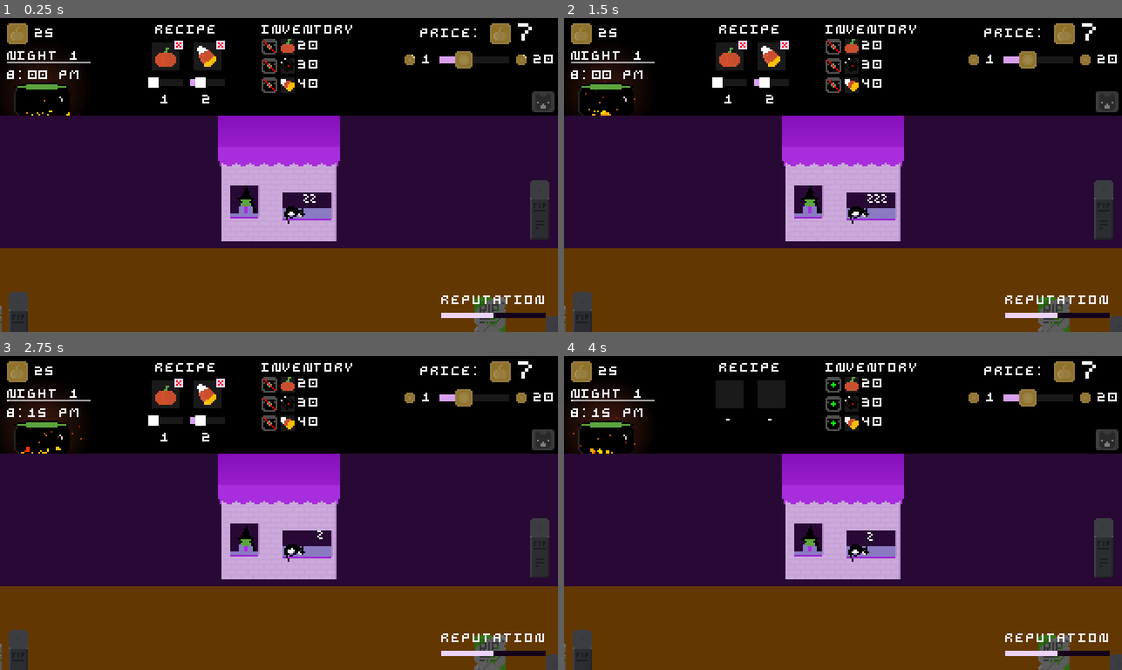
Above: before the commit, frames 1-4 (two rows, left to right).
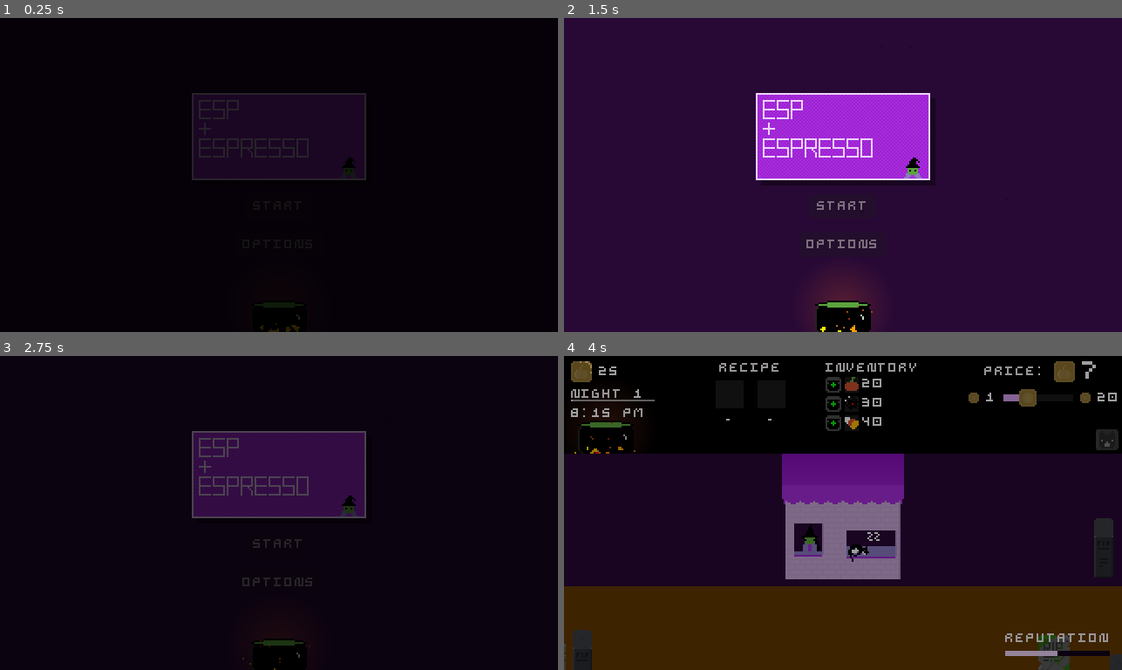
Above: after the commit, the same moments.

Repository: ehj37/Godot-Wild-Jam-92
Game: Godot game, scene res://scenes/main_menu/main_menu.tscn
Two runs of this game, one before a commit and one after it. Both use one fixed random seed, a clock stepped at 60 frames per second and the inputs below. Before the commit the project starts from res://night.tscn. Sound files missing from this copy of the repository are replaced by a short silence.
Inputs (mouse positions are in pixels of both pictures, inside the frame that each line leads up to; where the layout moved, square brackets give the same spot in the first picture):
- Up to frame 1 (0.25 s): no input
- Up to frame 2 (1.5 s): click (742, 46) at 0.52 s; click (831, 46) at 1.27 s
- Up to frame 3 (2.75 s): click (279, 544) at 2 s, where only the run after the commit has a clickable "START"
- Up to frame 4 (4 s): click (742, 384) at 2.77 s; click (742, 384) [787, 384] at 3.5 s

The runs differ from the first frame. In frame 1, 73% of the frame differs, in the area x 0-100%, y 1-100%; in frame 2, 66%; in frame 3, 73%; in frame 4, 37%.

Commit message:
Add tutorialization system

Diff:
--- a/night.tscn
+++ b/night.tscn
@@ -16,6 +16,7 @@
 [ext_resource type="PackedScene" uid="uid://bd8kq0rwxiwnn" path="res://scenes/tombstones/tombstone_b.tscn" id="15_ryn8s"]
 [ext_resource type="PackedScene" uid="uid://psqmq5uep2nm" path="res://scenes/end_of_night_dialog/end_of_night_dialog.tscn" id="16_54l60"]
 [ext_resource type="PackedScene" uid="uid://db5jyn5c8xt40" path="res://scenes/reputation_widget/reputation_widget.tscn" id="16_k11o4"]
+[ext_resource type="PackedScene" uid="uid://bdwnond1u5wfc" path="res://scenes/tutorial_dialog/tutorial_dialog.tscn" id="17_54l60"]
 
 [sub_resource type="Theme" id="Theme_7dm0k"]
 Label/font_sizes/font_size = 6
@@ -23,6 +24,14 @@
 
 [sub_resource type="RectangleShape2D" id="RectangleShape2D_7mycd"]
 size = Vector2(48, 48)
+
+[sub_resource type="StyleBoxFlat" id="StyleBoxFlat_54l60"]
+bg_color = Color(0.6, 0.6, 0.6, 0)
+border_width_left = 1
+border_width_top = 1
+border_width_right = 1
+border_width_bottom = 1
+border_color = Color(1, 0, 0, 1)
 
 [node name="Night" type="Control" unique_id=1877055148]
 y_sort_enabled = true
@@ -136,3 +145,107 @@
 
 [node name="EndOfNightDialog" parent="EndOfNightDialogContainer" unique_id=468280642 instance=ExtResource("16_54l60")]
 layout_mode = 2
+
+[node name="TutorialDialog" type="CanvasLayer" parent="." unique_id=290704363]
+
+[node name="InitialTutorialDialog" parent="TutorialDialog" unique_id=569111080 instance=ExtResource("17_54l60")]
+visible = false
+z_index = 1
+offset_left = 9.0
+offset_top = 85.0
+offset_right = 159.0
+offset_bottom = 160.0
+tutorial_text = "WELCOME TO ESP AND ESPRESSO."
+dismiss_button_text = "HELLO"
+
+[node name="OverallGoalTutorialDialog" parent="TutorialDialog" unique_id=1834006380 instance=ExtResource("17_54l60")]
+visible = false
+offset_left = 9.0
+offset_top = 85.0
+offset_right = 159.0
+offset_bottom = 160.0
+tutorial_text = "YOU'LL BE SERVING WITCH'S BREW TO EAGER CUSTOMERS"
+dismiss_button_text = "NEAT"
+
+[node name="RecipeDialog" parent="TutorialDialog" unique_id=2025111695 instance=ExtResource("17_54l60")]
+visible = false
+offset_left = 39.0
+offset_top = 66.0
+offset_right = 189.0
+offset_bottom = 141.0
+tutorial_text = "DIFFERENT CUSTOMERS WILL PREFER DIFFERENT INGREDIENTS IN THEIR BREW. MANAGE INGREDIENT AMOUNTS HERE."
+dismiss_button_text = "GOT IT"
+
+[node name="Outline" type="Panel" parent="TutorialDialog/RecipeDialog" unique_id=434467180]
+layout_mode = 0
+offset_left = 39.0
+offset_top = -65.0
+offset_right = 99.0
+offset_bottom = -13.0
+theme_override_styles/panel = SubResource("StyleBoxFlat_54l60")
+
+[node name="InventoryDialog" parent="TutorialDialog" unique_id=1211572474 instance=ExtResource("17_54l60")]
+visible = false
+offset_left = 95.0
+offset_top = 65.0
+offset_right = 245.0
+offset_bottom = 140.0
+tutorial_text = "YOU CAN TWEAK THE RECIPE BY CLICKING THE CAULDRON BUTTONS HERE"
+dismiss_button_text = "MAKES SENSE"
+
+[node name="Outline" type="Panel" parent="TutorialDialog/InventoryDialog" unique_id=39268581]
+layout_mode = 0
+offset_left = 51.0
+offset_top = -65.0
+offset_right = 111.0
+offset_bottom = -13.0
+theme_override_styles/panel = SubResource("StyleBoxFlat_54l60")
+
+[node name="PriceDialog" parent="TutorialDialog" unique_id=250924860 instance=ExtResource("17_54l60")]
+visible = false
+offset_left = 165.0
+offset_top = 45.0
+offset_right = 315.0
+offset_bottom = 120.0
+tutorial_text = "AND OF COURSE, THE CHEAPER IT IS, THE HAPPIER THE CUSTOMER."
+dismiss_button_text = "TRUE"
+
+[node name="Outline" type="Panel" parent="TutorialDialog/PriceDialog" unique_id=1279564807]
+layout_mode = 0
+offset_left = 65.0
+offset_top = -45.0
+offset_right = 154.0
+offset_bottom = -10.0
+theme_override_styles/panel = SubResource("StyleBoxFlat_54l60")
+
+[node name="ReputationDialog" parent="TutorialDialog" unique_id=2115161738 instance=ExtResource("17_54l60")]
+visible = false
+offset_left = 130.0
+offset_top = 81.0
+offset_right = 280.0
+offset_bottom = 156.0
+tutorial_text = "WORD GETS AROUND. THE HAPPIER YOUR CUSTOMERS, THE HIGHER YOUR REPUTATION."
+dismiss_button_text = "THUMBS UP"
+
+[node name="Outline" type="Panel" parent="TutorialDialog/ReputationDialog" unique_id=1772662452]
+layout_mode = 0
+offset_left = 121.0
+offset_top = 75.0
+offset_right = 186.0
+offset_bottom = 95.0
+theme_override_styles/panel = SubResource("StyleBoxFlat_54l60")
+
+[node name="GetIntoItDialog" parent="TutorialDialog" unique_id=1293242445 instance=ExtResource("17_54l60")]
+offset_left = 61.0
+offset_top = 60.0
+offset_right = 211.0
+offset_bottom = 135.0
+tutorial_text = "WELL, THAT'S ALL FOR NOW. TIME TO SELL SOME GREEN GOO."
+dismiss_button_text = "LET'S GO"
+
+[connection signal="dismissed" from="TutorialDialog/InitialTutorialDialog" to="TutorialDialog/OverallGoalTutorialDialog" method="pause_and_show"]
+[connection signal="dismissed" from="TutorialDialog/OverallGoalTutorialDialog" to="TutorialDialog/RecipeDialog" method="pause_and_show"]
+[connection signal="dismissed" from="TutorialDialog/RecipeDialog" to="TutorialDialog/InventoryDialog" method="pause_and_show"]
+[connection signal="dismissed" from="TutorialDialog/InventoryDialog" to="TutorialDialog/PriceDialog" method="pause_and_show"]
+[connection signal="dismissed" from="TutorialDialog/PriceDialog" to="TutorialDialog/ReputationDialog" method="pause_and_show"]
+[connection signal="dismissed" from="TutorialDialog/ReputationDialog" to="TutorialDialog/GetIntoItDialog" method="pause_and_show"]
--- a/project.godot
+++ b/project.godot
@@ -11,7 +11,7 @@
 [application]
 
 config/name="Godot Wild Jam 92"
-run/main_scene="uid://xcasvah72v4s"
+run/main_scene="uid://c3n6uoapkpu5i"
 config/features=PackedStringArray("4.6", "Mobile")
 config/icon="res://icon.svg"
 
--- a/scenes/customer/state/sip.gd
+++ b/scenes/customer/state/sip.gd
@@ -66,18 +66,18 @@
 }
 
 # TIP RANGES
-const _FRANK_MIN_TIP_AMOUNT: int = 5
-const _SKELLY_MIN_TIP_AMOUNT: int = 3
-const _PHANTOM_MIN_TIP_AMOUNT: int = 2
+const _FRANK_MIN_TIP_AMOUNT: int = 7
+const _SKELLY_MIN_TIP_AMOUNT: int = 6
+const _PHANTOM_MIN_TIP_AMOUNT: int = 5
 const _CUSTOMER_TYPE_TO_MIN_TIP_AMOUNT: Dictionary = {
 	Customer.CustomerType.FRANK: _FRANK_MIN_TIP_AMOUNT,
 	Customer.CustomerType.SKELLY: _SKELLY_MIN_TIP_AMOUNT,
 	Customer.CustomerType.PHANTOM: _PHANTOM_MIN_TIP_AMOUNT
 }
 
-const _FRANK_MAX_TIP_AMOUNT: int = 5
-const _SKELLY_MAX_TIP_AMOUNT: int = 3
-const _PHANTOM_MAX_TIP_AMOUNT: int = 2
+const _FRANK_MAX_TIP_AMOUNT: int = 12
+const _SKELLY_MAX_TIP_AMOUNT: int = 8
+const _PHANTOM_MAX_TIP_AMOUNT: int = 8
 const _CUSTOMER_TYPE_TO_MAX_TIP_AMOUNT: Dictionary = {
 	Customer.CustomerType.FRANK: _FRANK_MAX_TIP_AMOUNT,
 	Customer.CustomerType.SKELLY: _SKELLY_MAX_TIP_AMOUNT,
--- a/scenes/night_transition_screen/night_transition_screen.gd
+++ b/scenes/night_transition_screen/night_transition_screen.gd
@@ -17,6 +17,7 @@
 }
 
 # I should probably break this up. Will I? Probably not.
+@onready var _restock_tutorial_dialog: TutorialDialog = $RestockTutorialDialog
 @onready var _calendar_button: TextureButton = $CalendarButton
 @onready var _upcoming_night_overlay: UpcomingNightOverlay = $UpcomingNightOverlay
 
@@ -111,6 +112,10 @@
 func _ready() -> void:
 	var night_number: int = TimeManager.get_night_number()
 	var night_stats: StatsManager.NightStats = StatsManager.get_night_stats(night_number)
+
+
+	if night_number == 1:
+		get_tree().create_timer(2).timeout.connect(func() -> void: _restock_tutorial_dialog.pause_and_show())
 
 	_night_number_label.text = str(night_number)
 	if night_number < NightManager.MAX_NIGHT_NUMBER:
--- a/scenes/night_transition_screen/night_transition_screen.tscn
+++ b/scenes/night_transition_screen/night_transition_screen.tscn
@@ -13,6 +13,7 @@
 [ext_resource type="PackedScene" uid="uid://db5jyn5c8xt40" path="res://scenes/reputation_widget/reputation_widget.tscn" id="11_pbtus"]
 [ext_resource type="PackedScene" uid="uid://484sxre6ubqf" path="res://scenes/night_transition_screen/calendar_button/calendar_button.tscn" id="12_h5tu1"]
 [ext_resource type="PackedScene" uid="uid://dckevdg1q0na8" path="res://scenes/night_transition_screen/upcoming_night_overlay/upcoming_night_overlay.tscn" id="13_5udxb"]
+[ext_resource type="PackedScene" uid="uid://bdwnond1u5wfc" path="res://scenes/tutorial_dialog/tutorial_dialog.tscn" id="14_q6jav"]
 
 [sub_resource type="StyleBoxFlat" id="StyleBoxFlat_3fs7h"]
 bg_color = Color(0.09803922, 0.09803922, 0.09803922, 0.39215687)
@@ -22,6 +23,14 @@
 border_width_bottom = 2
 border_color = Color(0.09803922, 0.09803922, 0.09803922, 0.39215687)
 
+[sub_resource type="StyleBoxFlat" id="StyleBoxFlat_q6jav"]
+bg_color = Color(0.6, 0.6, 0.6, 0)
+border_width_left = 1
+border_width_top = 1
+border_width_right = 1
+border_width_bottom = 1
+border_color = Color(1, 0, 0, 1)
+
 [node name="NightTransitionScreen" type="Control" unique_id=1821860668]
 custom_minimum_size = Vector2(320, 180)
 layout_mode = 3
@@ -451,6 +460,35 @@
 offset_bottom = 177.0
 
 [node name="UpcomingNightOverlay" parent="." unique_id=1573610704 instance=ExtResource("13_5udxb")]
+visible = false
+
+[node name="RestockTutorialDialog" parent="." unique_id=2025111695 instance=ExtResource("14_q6jav")]
+visible = false
+layout_mode = 0
+offset_left = 85.0
+offset_top = 50.0
+offset_right = 235.0
+offset_bottom = 125.0
+tutorial_text = "TIME TO RESTOCK BETWEEN NIGHTS."
+dismiss_button_text = "OK"
+
+[node name="CalendarDialog" parent="." unique_id=2035470481 instance=ExtResource("14_q6jav")]
+visible = false
+layout_mode = 0
+offset_left = 26.0
+offset_top = 84.0
+offset_right = 176.0
+offset_bottom = 159.0
+tutorial_text = "IF YOU'D LIKE TO PLAN AHEAD, CHECK THE FORECAST FOR THE NEXT FEW DAYS."
+dismiss_button_text = "YEP"
+
+[node name="Outline" type="Panel" parent="CalendarDialog" unique_id=1795128045]
+layout_mode = 0
+offset_left = -25.0
+offset_top = 83.0
+offset_right = -13.0
+offset_bottom = 95.0
+theme_override_styles/panel = SubResource("StyleBoxFlat_q6jav")
 
 [connection signal="pressed" from="PreviousNightSummary/VBoxContainer/ShopButton" to="." method="_on_shop_button_pressed"]
 [connection signal="pressed" from="PreviousNightSummary/VBoxContainer/ContinueButton" to="." method="_on_continue_button_pressed"]
@@ -459,3 +497,4 @@
 [connection signal="quantity_changed" from="NextNightSetupContainer/VBoxContainer/UpperSectionContainer/ShopContainer/PanelContainer/IngredientContainer/OrderedColumn/CornOrderedWidget" to="." method="_on_ordered_quantity_changed"]
 [connection signal="pressed" from="NextNightSetupContainer/VBoxContainer/StartNightButton" to="." method="_on_start_night_button_pressed"]
 [connection signal="pressed" from="CalendarButton" to="." method="_on_calendar_button_pressed"]
+[connection signal="dismissed" from="RestockTutorialDialog" to="CalendarDialog" method="pause_and_show"]
--- /dev/null
+++ b/scenes/tutorial_dialog/tutorial_dialog.gd
@@ -0,0 +1,36 @@
+@tool
+
+class_name TutorialDialog
+
+extends Control
+
+signal dismissed
+
+@export var tutorial_text: String:
+	set(new_value):
+		tutorial_text = new_value
+		var tutorial_text_label: Label = $PanelContainer/MarginContainer/VBoxContainer/TutorialTextLabel
+		tutorial_text_label.text = tutorial_text
+
+
+@export var dismiss_button_text: String:
+	set(new_value):
+		dismiss_button_text = new_value
+		var dismiss_button: Button = $PanelContainer/MarginContainer/VBoxContainer/DismissButton
+		dismiss_button.text = new_value
+
+
+func pause_and_show() -> void:
+	get_tree().paused = true
+	visible = true
+
+
+func _ready() -> void:
+	if !Engine.is_editor_hint():
+		visible = false
+
+
+func _on_dismiss_button_pressed() -> void:
+	get_tree().paused = false
+	visible = false
+	dismissed.emit()
--- /dev/null
+++ b/scenes/tutorial_dialog/tutorial_dialog.tscn
@@ -0,0 +1,56 @@
+[gd_scene format=3 uid="uid://bdwnond1u5wfc"]
+
+[ext_resource type="Theme" uid="uid://cs413tywp86m5" path="res://themes/arne.tres" id="1_ycrwq"]
+[ext_resource type="Script" uid="uid://c51nfuafsb0mu" path="res://scenes/tutorial_dialog/tutorial_dialog.gd" id="2_6k8fi"]
+
+[sub_resource type="StyleBoxFlat" id="StyleBoxFlat_6k8fi"]
+bg_color = Color(0.65882355, 0.1764706, 0.8666667, 1)
+border_width_left = 1
+border_width_top = 1
+border_width_right = 1
+border_width_bottom = 1
+border_color = Color(0.92941177, 0.827451, 0.972549, 1)
+expand_margin_left = 1.0
+expand_margin_top = 1.0
+expand_margin_right = 1.0
+expand_margin_bottom = 1.0
+
+[node name="TutorialDialog" type="Control" unique_id=2025111695]
+process_mode = 3
+layout_mode = 3
+anchors_preset = 0
+offset_right = 150.0
+offset_bottom = 75.0
+theme = ExtResource("1_ycrwq")
+script = ExtResource("2_6k8fi")
+
+[node name="PanelContainer" type="PanelContainer" parent="." unique_id=1071242175]
+custom_minimum_size = Vector2(150, 75)
+layout_mode = 0
+offset_right = 40.0
+offset_bottom = 40.0
+theme_override_styles/panel = SubResource("StyleBoxFlat_6k8fi")
+
+[node name="MarginContainer" type="MarginContainer" parent="PanelContainer" unique_id=1190141575]
+layout_mode = 2
+theme_override_constants/margin_left = 8
+theme_override_constants/margin_top = 8
+theme_override_constants/margin_right = 8
+theme_override_constants/margin_bottom = 8
+
+[node name="VBoxContainer" type="VBoxContainer" parent="PanelContainer/MarginContainer" unique_id=1638493741]
+layout_mode = 2
+alignment = 1
+
+[node name="TutorialTextLabel" type="Label" parent="PanelContainer/MarginContainer/VBoxContainer" unique_id=1185742820]
+layout_mode = 2
+text = "FISHWISHDISH "
+horizontal_alignment = 1
+autowrap_mode = 2
+
+[node name="DismissButton" type="Button" parent="PanelContainer/MarginContainer/VBoxContainer" unique_id=1226450706]
+layout_mode = 2
+size_flags_horizontal = 4
+text = "FROGDOGLOG"
+
+[connection signal="pressed" from="PanelContainer/MarginContainer/VBoxContainer/DismissButton" to="." method="_on_dismiss_button_pressed"]
--- a/scripts/night.gd
+++ b/scripts/night.gd
@@ -9,6 +9,7 @@
 )
 @onready var _customer_spawner_marker: Marker2D = $CustomerSpawnerMarker
 @onready var _end_of_night_dialog: EndOfNightDialog = $EndOfNightDialogContainer/EndOfNightDialog
+@onready var _initial_tutorial_dialog: TutorialDialog = $TutorialDialog/InitialTutorialDialog
 
 
 func _ready() -> void:
@@ -26,6 +27,10 @@
 
 	TimeManager.end_of_night_reached.connect(_on_end_of_night_reached)
 
+	if TimeManager.get_night_number() == 1:
+		await get_tree().create_timer(2).timeout
+		_initial_tutorial_dialog.pause_and_show()
+
 
 func _on_end_of_night_reached() -> void:
 	_end_of_night_dialog.fade_in()
--- a/scripts/recipe_manager.gd
+++ b/scripts/recipe_manager.gd
@@ -8,10 +8,7 @@
 
 const MAX_ALLOWED_INGREDIENTS: int = 2
 const DEFAULT_PUMPKIN_AMOUNT: int = 1
-const DEFAULT_CORN_AMOUNT: int = 2
-const DEFAULT_RECIPE: Dictionary = {
-	Ingredient.PUMPKIN: DEFAULT_PUMPKIN_AMOUNT, Ingredient.CORN: DEFAULT_CORN_AMOUNT
-}
+const DEFAULT_RECIPE: Dictionary = { Ingredient.PUMPKIN: DEFAULT_PUMPKIN_AMOUNT }
 
 var _recipe: Dictionary = DEFAULT_RECIPE.duplicate()
 
Not shown, added: export_presets.cfg
Not shown, added: scenes/tutorial_dialog/tutorial_dialog.gd.uid
